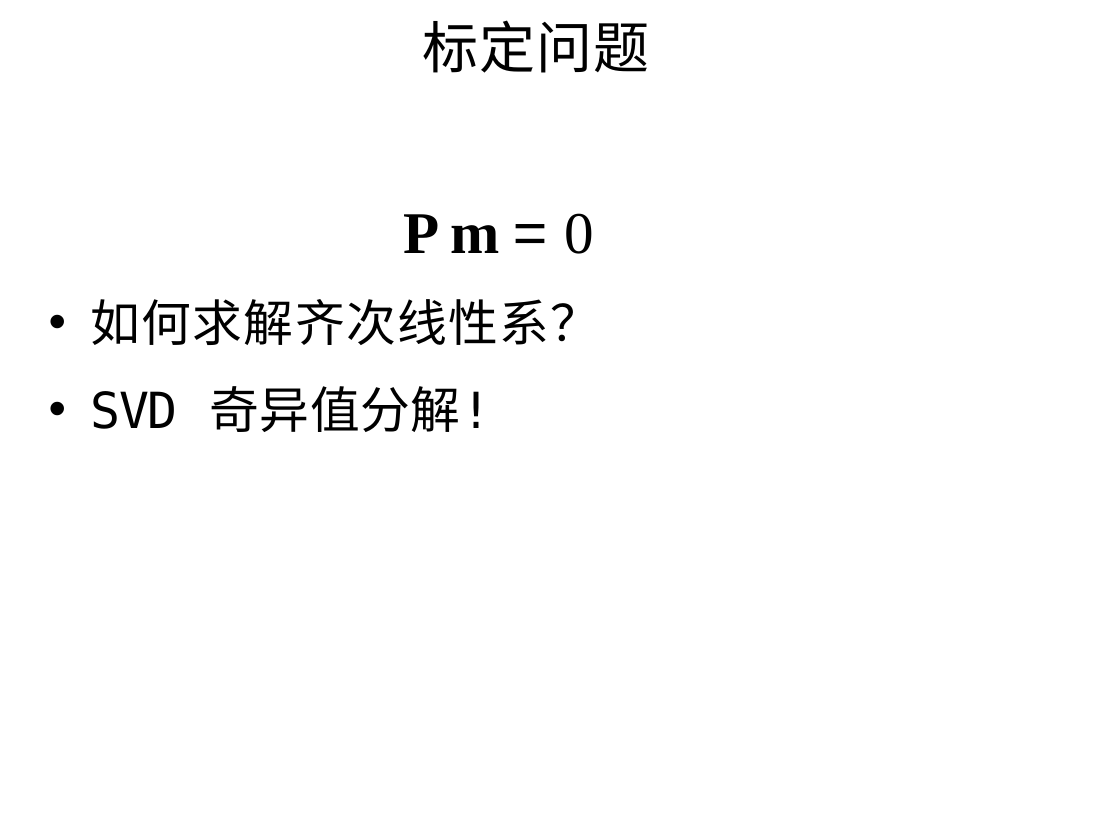
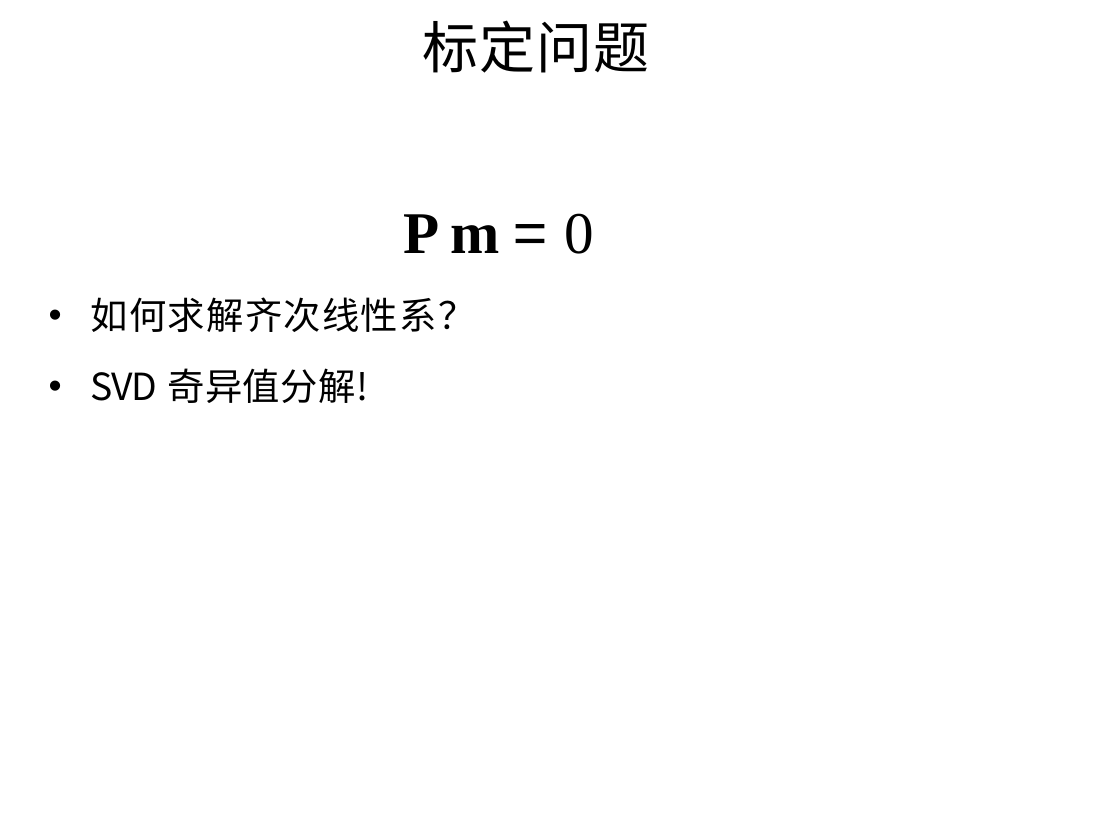
Before and after one commit to evenhax/translation_and_refining_for_cs231a, a slide deck: slide 31 of PPT231a_trans_and_refine/中文矫正版/lecture3_camera_calibration - 副本.pptx. Drawn at 1120x840 pixels with LibreOffice and Linux fonts; fonts in the diff are those of the drawing. Boxes give left, top, right and bottom in pixels: in the first picture for what was removed or moved away, otherwise in the second. Text is boxed around its words. In the diff, an @@ line names an element or a change of style, - is before the commit and + after.

```diff
--- a/PPT231a_trans_and_refine/中文矫正版/lecture3_camera_calibration - 副本.pptx
+++ b/PPT231a_trans_and_refine/中文矫正版/lecture3_camera_calibration - 副本.pptx
@@ text at [91, 297, 476, 403]: size 32 to 24 pt, font DejaVu Sans Mono to Noto Sans CJK SC in "如何求解齐次线性系？", "SVD 奇异值分解!" @@
```
Also in this commit, not shown: 13 other slides changed, 3 other files.
